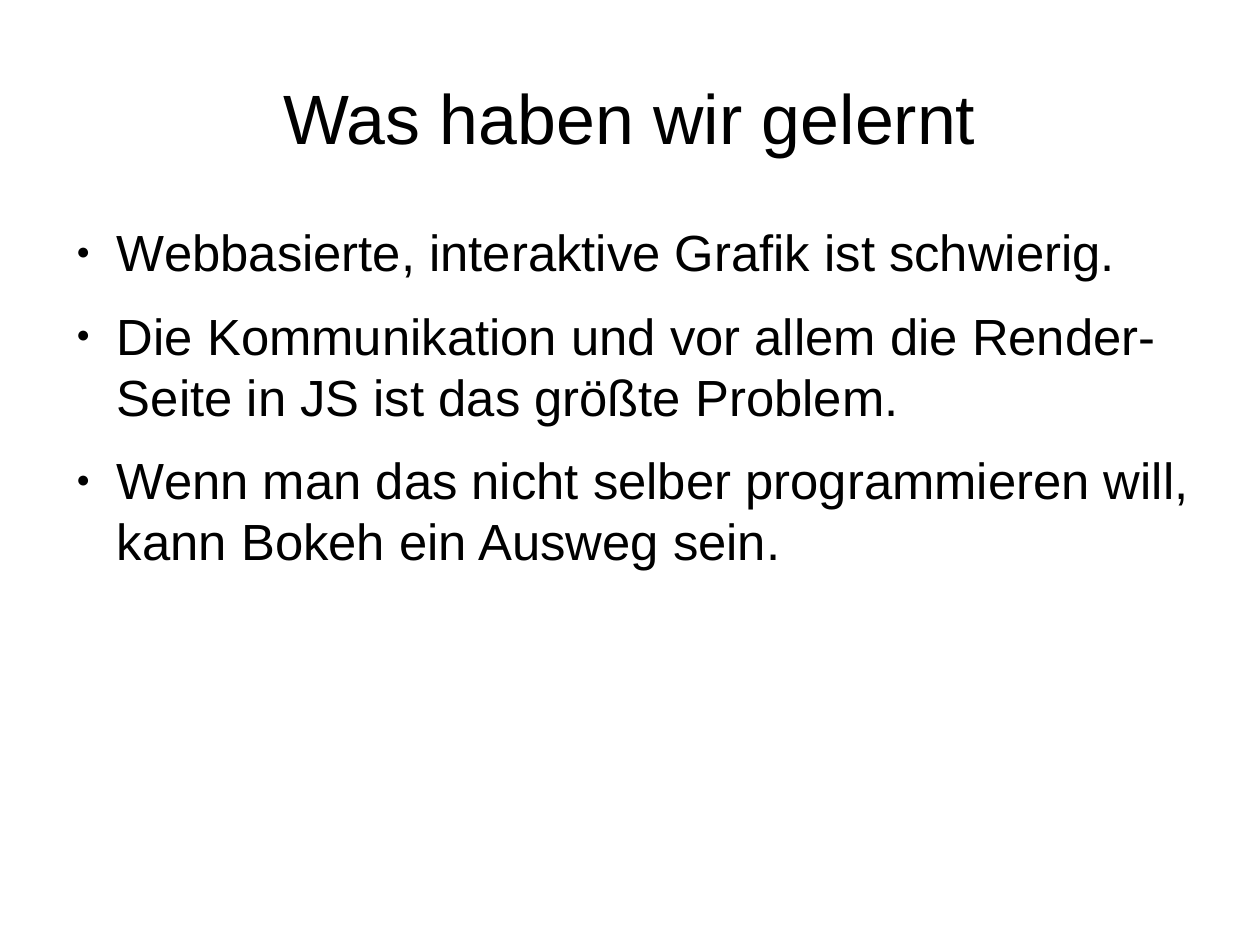
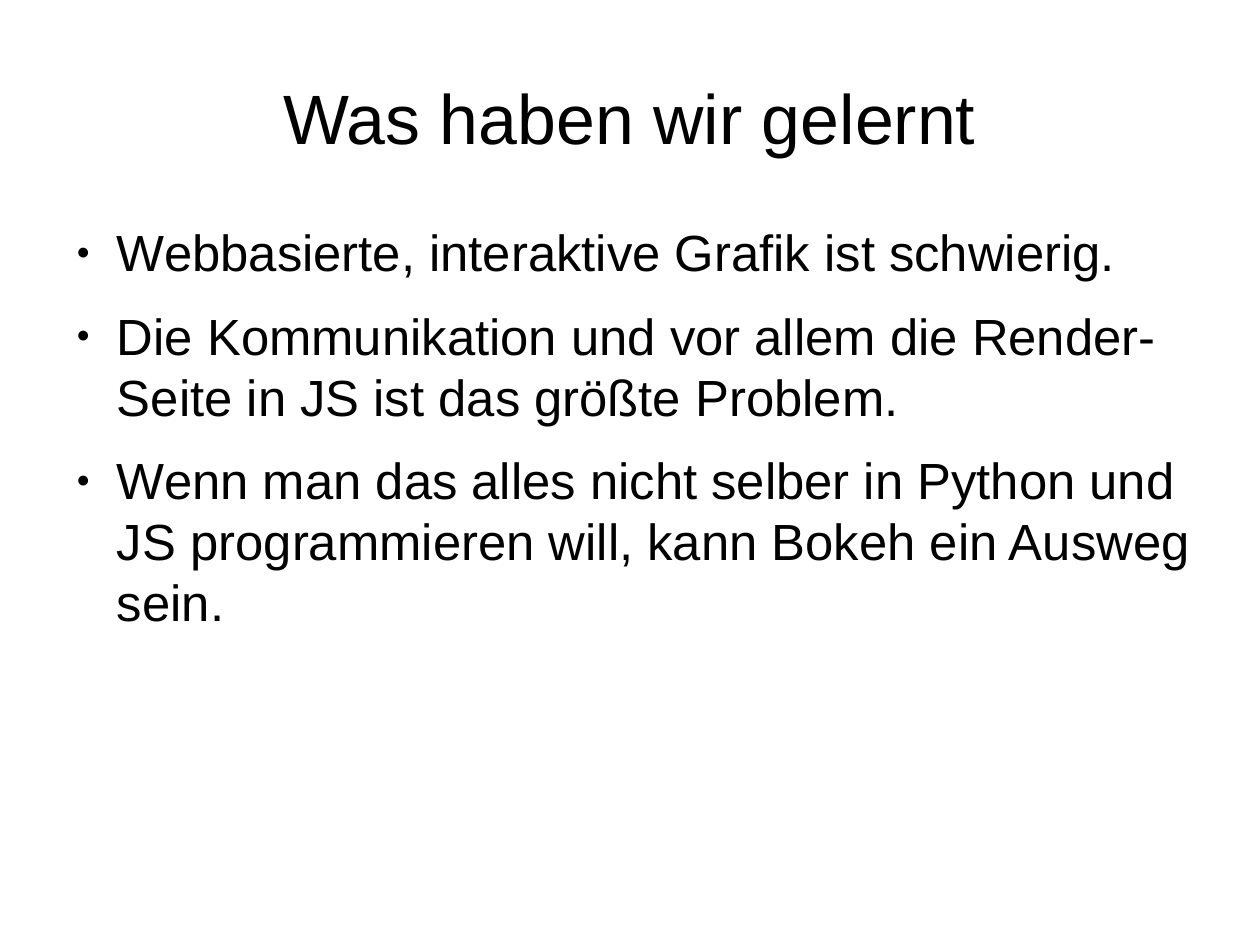
Before and after one commit to Inqbus/python_summit, a slide deck: slide 27 of vortrag/bokeh_sandra.odp (slide 25 before the commit). Drawn at 1260x945 pixels with LibreOffice and Linux fonts; fonts in the diff are those of the drawing. Boxes give left, top, right and bottom in pixels: in the first picture for what was removed or moved away, otherwise in the second. Text is boxed around its words. In the diff, an @@ line names an element or a change of style, - is before the commit and + after.

```diff
--- a/vortrag/bokeh_sandra.odp
+++ b/vortrag/bokeh_sandra.odp
@@ text at bbox=[117, 462, 1190, 622]: text changed @@
-● Wenn man das nicht selber programmieren will, kann Bokeh ein Ausweg sein.
+● Wenn man das alles nicht selber in Python und JS programmieren will, kann Bokeh ein Ausweg sein.
```
Also in this commit, not shown: 9 other slides changed, 4 slides added, 1 slide removed, 5 other files.
